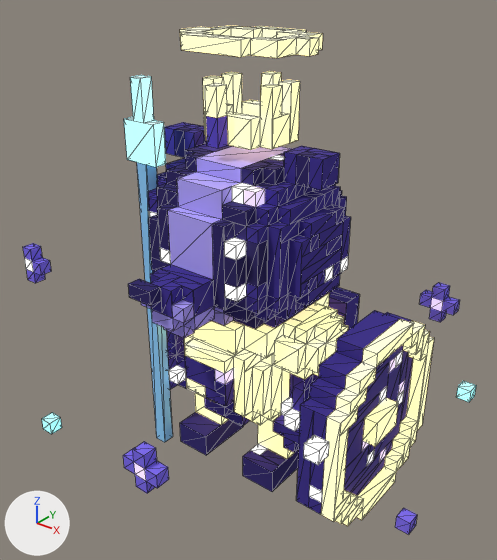
An edit to the glTF model menagerie/models/glb/militia_badger_4star.glb, drawn before and after from the same camera.
One viewpoint serves both versions: a 50 mm lens placed at (1.49, -1.85, 1.96), pointed at (0.02, -0.01, 0.81). Every picture has the same lights, and +X, +Y and +Z are marked at lower left. The older version comes first. Mesh edges are drawn as thin lines. Vertices at exactly the same position are counted once.

The first picture shows 'militia_badger'.
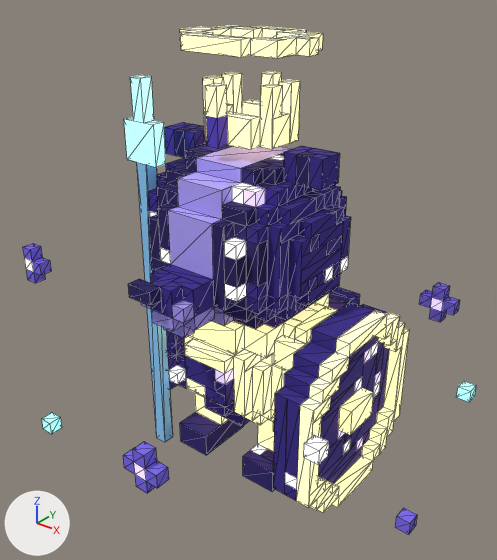
Changed parts and their boxes (x1, y1, x2, y2) in the pictures (497 x 560 px; the box of a moved part takes in the faces that stretch with it):
part 1 of me_militia_badger, moved or reshaped: before (301, 310, 434, 526); after (273, 302, 409, 513)
part 2 of me_militia_badger, recoloured (blue to beige): before (297, 378, 344, 508); after (297, 324, 404, 508)

The edits, one by one:
me_militia_badger is used by ob_militia_badger; location (0.0, 0.0, 0.0).
me_militia_badger had 1814 vertices, 3008 faces and spanned x -0.85..0.85, y -0.75..0.75, z 0.0..1.7.
me_militia_badger now has 1801 vertices, 3008 faces and spans x -0.85..0.85, y -0.75..0.75, z 0.0..1.7.
me_militia_badger part 1: 13 vertices moved from x 0.5..0.65, y -0.25..0.25, z 0.15..0.75 to x 0.4..0.55, y -0.25..0.3, z 0.15..0.75; 158 vertices removed from x 0.5..0.65, y -0.35..0.3, z 0.1..0.8; 145 vertices added at x 0.4..0.55, y -0.35..0.3, z 0.1..0.8.
me_militia_badger part 2: 7 faces spanning x 0.5..0.55, y -0.35..0.25, z 0.15..0.7 switch from mat_voxel to mat_glow_ffe9a8.
